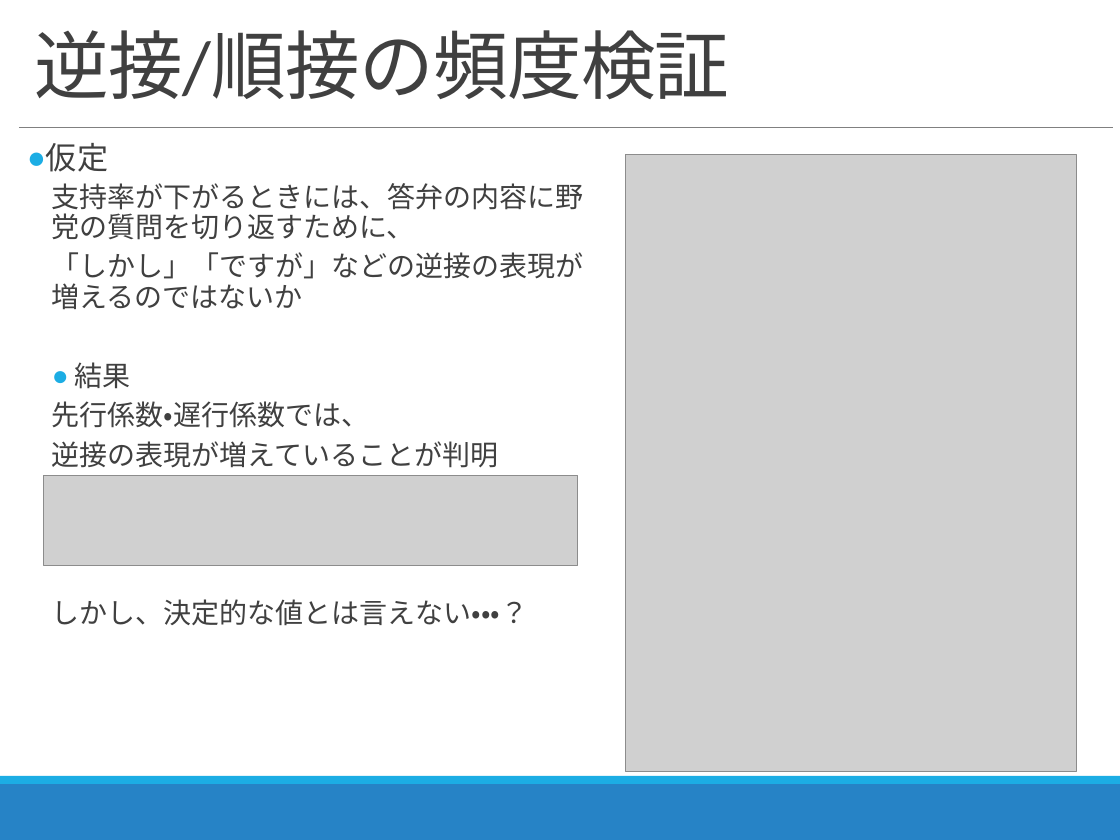
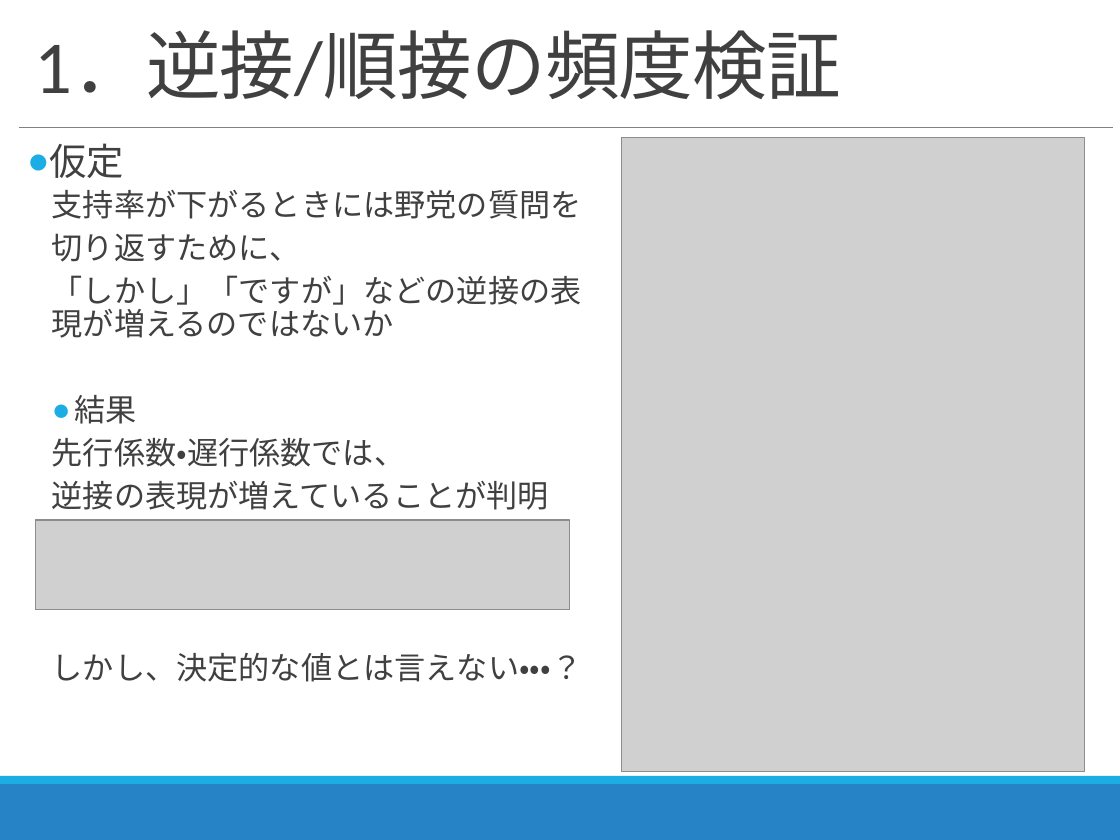
Before and after one commit to zerebom/Time-series-analysis, a slide deck: slide 13 of Excel/2018_09_25進捗報告.pptx (slide 14 before the commit). Drawn at 1120x840 pixels with LibreOffice and Linux fonts; fonts in the diff are those of the drawing; grey boxes stand for pictures. Boxes give left, top, right and bottom in pixels: in the first picture for what was removed or moved away, otherwise in the second. Text is boxed around its words. In the diff, an @@ line names an element or a change of style, - is before the commit and + after.

```diff
--- a/Excel/2018_09_25進捗報告.pptx
+++ b/Excel/2018_09_25進捗報告.pptx
@@ title at (34, 31, 841, 99): text changed @@
-逆接/順接の頻度検証
+1．逆接/順接の頻度検証
@@ text at (50, 143, 582, 682): size 20 to 24 pt in "仮定"; size 18 to 20 pt in "「しかし」「ですが」などの逆接の表現が増えるのではないか", "結果", "先行係数・遅行係数では、", "逆接の表現が増えていることが判明" and 1 more places @@
@@ picture: place and size @@
-picture at (625, 155, 1076, 772)
+picture at (622, 138, 1085, 772)
@@ text at (52, 190, 582, 262): text changed; size 18 to 20 pt @@
-  支持率が下がるときには、答弁の内容に野党の質問を切り返すために、
+  支持率が下がるときには野党の質問を
+  切り返すために、
@@ picture: place and size @@
-picture at (44, 476, 578, 566)
+picture at (35, 520, 569, 609)
```
Also in this commit, not shown: 9 other slides changed, 7 slides added, 1 slide removed, 8 other files.
